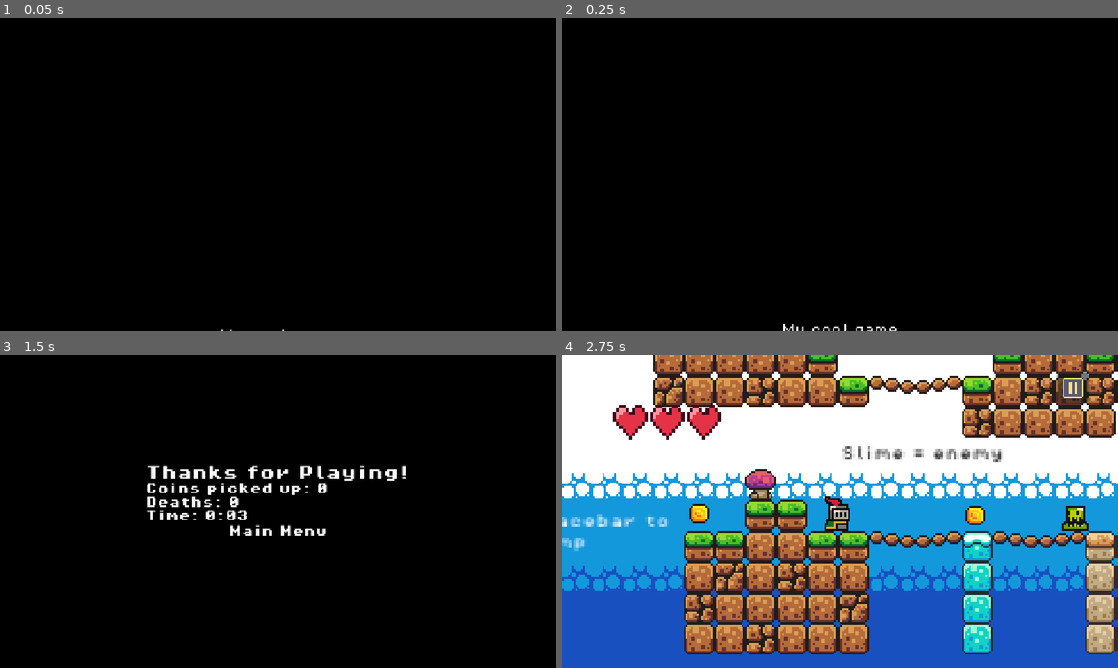
Above: before the commit, frames 1-4 (two rows, left to right).
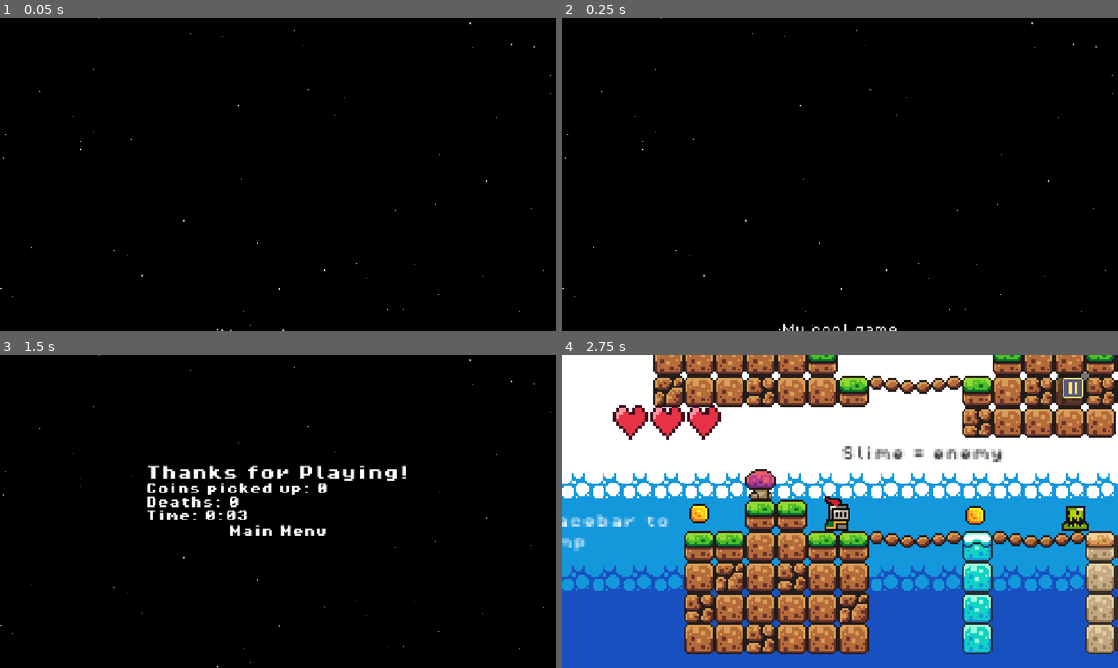
Above: after the commit, the same moments.

Repository: sparklydinosaur310-design/My-cool-game
Game: Godot game, scene res://scenes/end_screen.tscn
Same seed, same stepped clock (60 frames per second), same inputs: the game is played once before the commit and once after it. This scene is started directly instead of the project's main scene.
Inputs (mouse positions are in pixels of both pictures, inside the frame that each line leads up to):
- Up to frame 1 (0.05 s): no input
- Up to frame 2 (0.25 s): no input
- Up to frame 3 (1.5 s): tap Enter (ui_accept) at 0.5 s; move the mouse to (400, 495) at 0.52 s; hold E (interact) 0.53-1.28 s; hold Right (move_right) from 0.53 s (still down); click (400, 495) at 0.67 s; tap Space (jump) at 0.77 s; move the mouse to (166, 527) at 1.27 s; tap Alt at 1.35 s; click (166, 527) at 1.42 s
- Up to frame 4 (2.75 s): tap Space (jump) at 1.52 s; release Right (move_right) at 2 s; click "Start" at 2 s

The runs differ from the first frame. In frame 1, less than 0.1% of the frame differs, in the area x 0-100%, y 0-100%; in frame 2, less than 0.1%; in frame 3, less than 0.1%; in frame 4, nothing differs.

Commit message:
adding design in the end screen

Diff:
--- a/my-cool-game/scenes/end_screen.tscn
+++ b/my-cool-game/scenes/end_screen.tscn
@@ -2,6 +2,7 @@
 
 [ext_resource type="FontFile" uid="uid://ct4o260airba6" path="res://assets/fonts/PixelOperator8.ttf" id="1_6e1uj"]
 [ext_resource type="Script" uid="uid://dejy58beecej8" path="res://scripts/end_screen.gd" id="1_jc7ji"]
+[ext_resource type="Script" uid="uid://08ovlqx1ogvj" path="res://scripts/stars.gd" id="2_87vmq"]
 [ext_resource type="FontFile" uid="uid://dbcf76556ij8c" path="res://assets/fonts/PixelOperator8-Bold.ttf" id="2_jc7ji"]
 
 [node name="EndScreen" type="Control" unique_id=1032547130]
@@ -21,6 +22,16 @@
 grow_horizontal = 2
 grow_vertical = 2
 color = Color(0, 0, 0, 1)
+
+[node name="Stars" type="Control" parent="." unique_id=2048314631]
+layout_mode = 1
+anchors_preset = 15
+anchor_right = 1.0
+anchor_bottom = 1.0
+grow_horizontal = 2
+grow_vertical = 2
+mouse_filter = 2
+script = ExtResource("2_87vmq")
 
 [node name="Credits" type="Label" parent="." unique_id=889002194]
 layout_mode = 1
--- /dev/null
+++ b/my-cool-game/scripts/stars.gd
@@ -0,0 +1,21 @@
+extends Control
+
+const STAR_COUNT = 80
+
+func _ready() -> void:
+	var screen = get_viewport_rect().size
+	for i in STAR_COUNT:
+		var star = ColorRect.new()
+		var s = [1, 1, 2, 2, 3].pick_random()
+		star.size = Vector2(s, s)
+		star.position = Vector2(randf() * screen.x, randf() * screen.y)
+		star.color = Color(1, 1, 1, randf_range(0.4, 1.0))
+		star.mouse_filter = Control.MOUSE_FILTER_IGNORE
+		add_child(star)
+		twinkle(star)
+
+func twinkle(star: ColorRect) -> void:
+	var t = create_tween().set_loops()
+	t.tween_interval(randf() * 2.0)
+	t.tween_property(star, "modulate:a", 0.2, randf_range(0.6, 1.6))
+	t.tween_property(star, "modulate:a", 1.0, randf_range(0.6, 1.6))
Not shown, added: my-cool-game/scripts/stars.gd.uid
